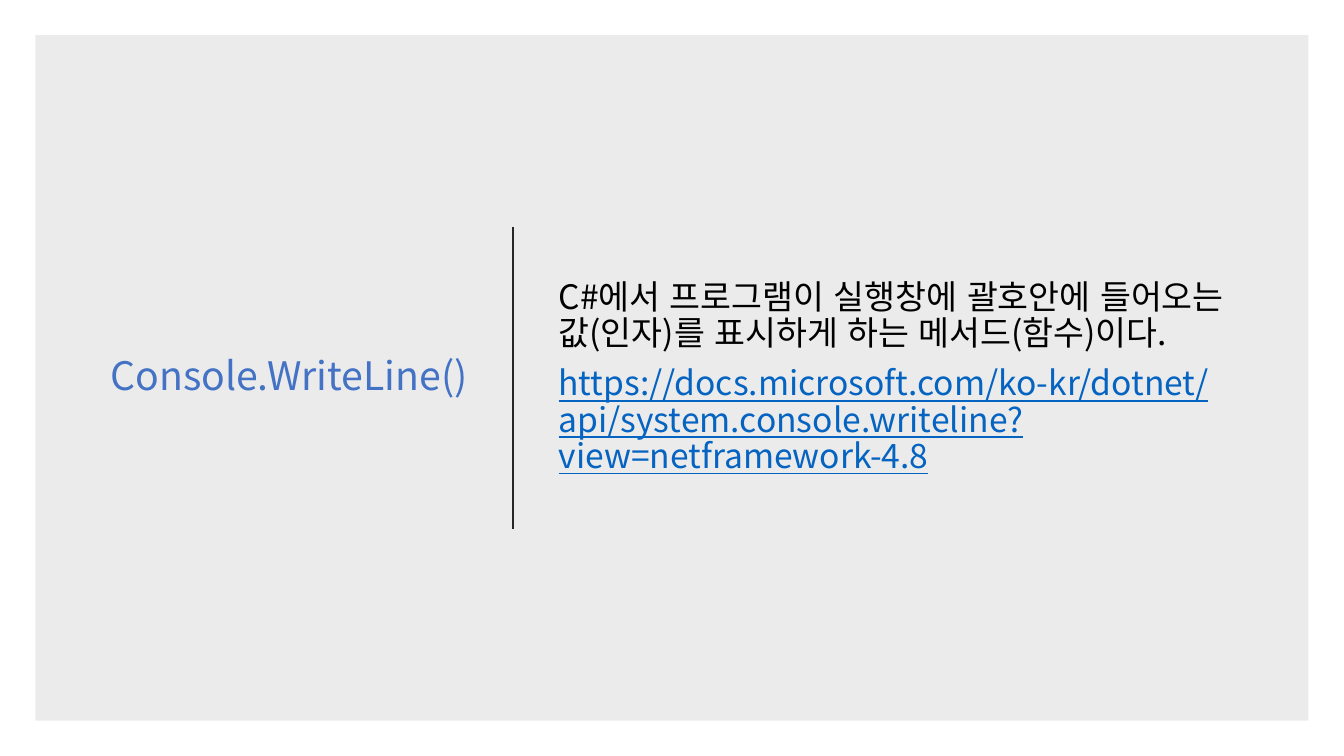
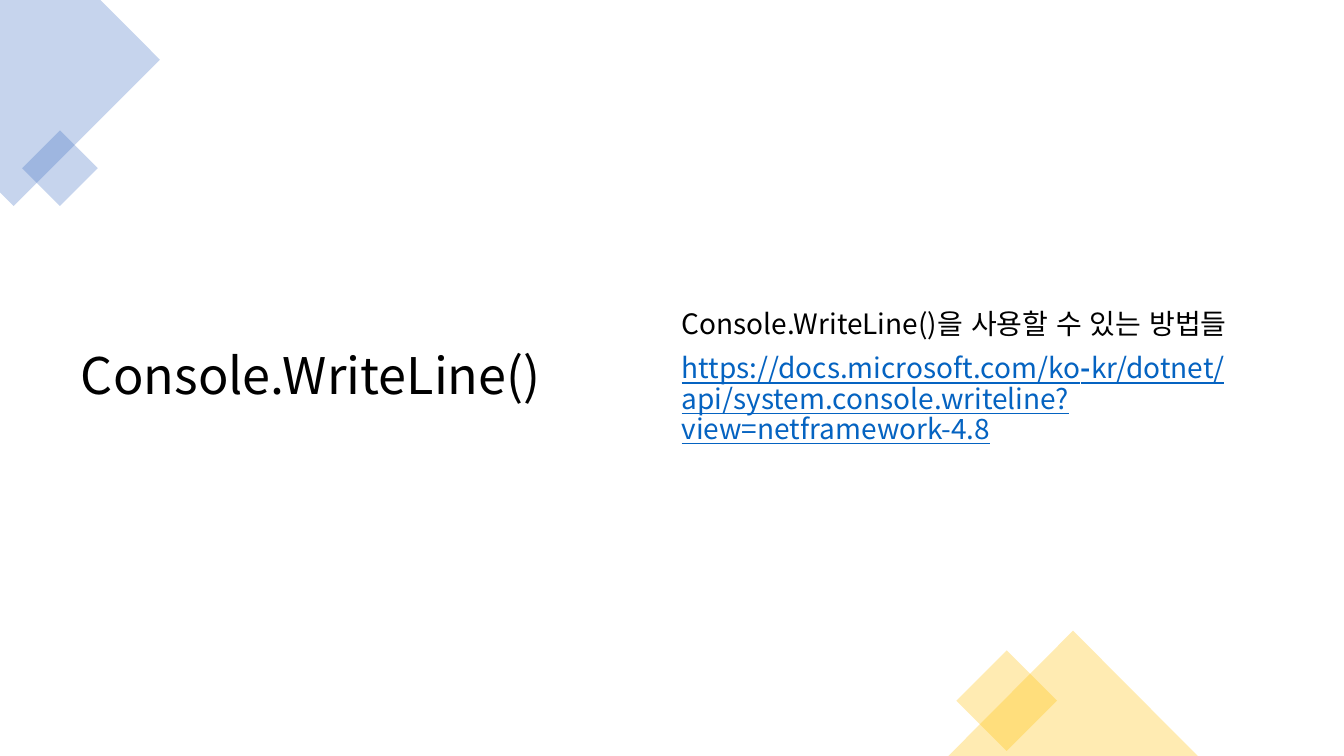
Before and after one commit to kjh99660/Study_powerpoint, a slide deck: slide 14 of c# 스터디 1주 차.pptx (slide 12 before the commit). Drawn at 1344x756 pixels with LibreOffice and Linux fonts; fonts in the diff are those of the drawing. Boxes give left, top, right and bottom in pixels: in the first picture for what was removed or moved away, otherwise in the second. Text is boxed around its words. In the diff, an @@ line names an element or a change of style, - is before the commit and + after.

```diff
--- a/c# 스터디 1주 차.pptx
+++ b/c# 스터디 1주 차.pptx
@@ freeform shape added at <box>0,0,160,206</box>, fill #4472C4 at 30% opacity @@
@@ rectangle removed at <box>35,35,1309,721</box> @@
@@ title "Console.WriteLine()": place and size @@
-title "Console.WriteLine()" at <box>110,358,467,398</box>
+title "Console.WriteLine()" at <box>81,353,541,404</box>
@@ title "Console.WriteLine()" at <box>81,353,541,404</box>: size 28 to 36 pt, text colour #4472C4 to #000000; alignment right to left @@
@@ text "Console.WriteLine()을 사용할 수 있는 방법들": place and size @@
-text "Console.WriteLine()을 사용할 수 있는 방법들" at <box>559,281,1224,474</box>
+text "Console.WriteLine()을 사용할 수 있는 방법들" at <box>682,310,1226,444</box>
@@ rectangle added at <box>22,130,98,206</box>, fill #4472C4 at 30% opacity @@
@@ line removed from (513, 227) to (513, 529) @@
@@ text at <box>682,310,1226,340</box>: text changed; size 24 to 20 pt @@
-C#에서 프로그램이 실행창에 괄호안에 들어오는 값(인자)를 표시하게 하는 메서드(함수)이다.
+Console.WriteLine()을 사용할 수 있는 방법들
@@ text at <box>682,355,1225,444</box>: size 24 to 20 pt, bold on in "https://docs.microsoft.com/ko-kr/dotnet/api/system.console.w ..." @@
@@ triangle added at <box>949,631,1198,756</box>, fill #FFC000 at 30% opacity @@
@@ rectangle added at <box>956,651,1057,752</box>, fill #FFC000 at 30% opacity @@
```
Also in this commit, not shown: 17 other slides changed, 3 slides added, 1 slide removed, 6 other files.
